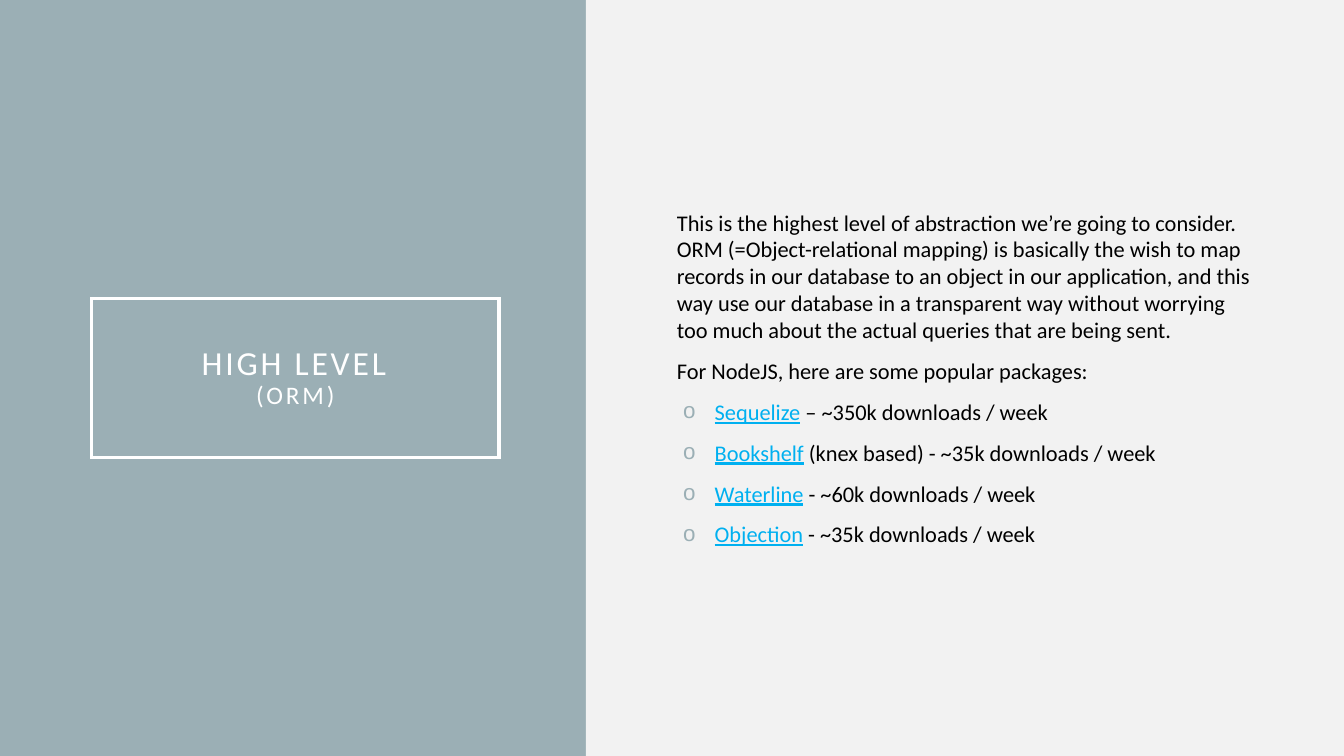
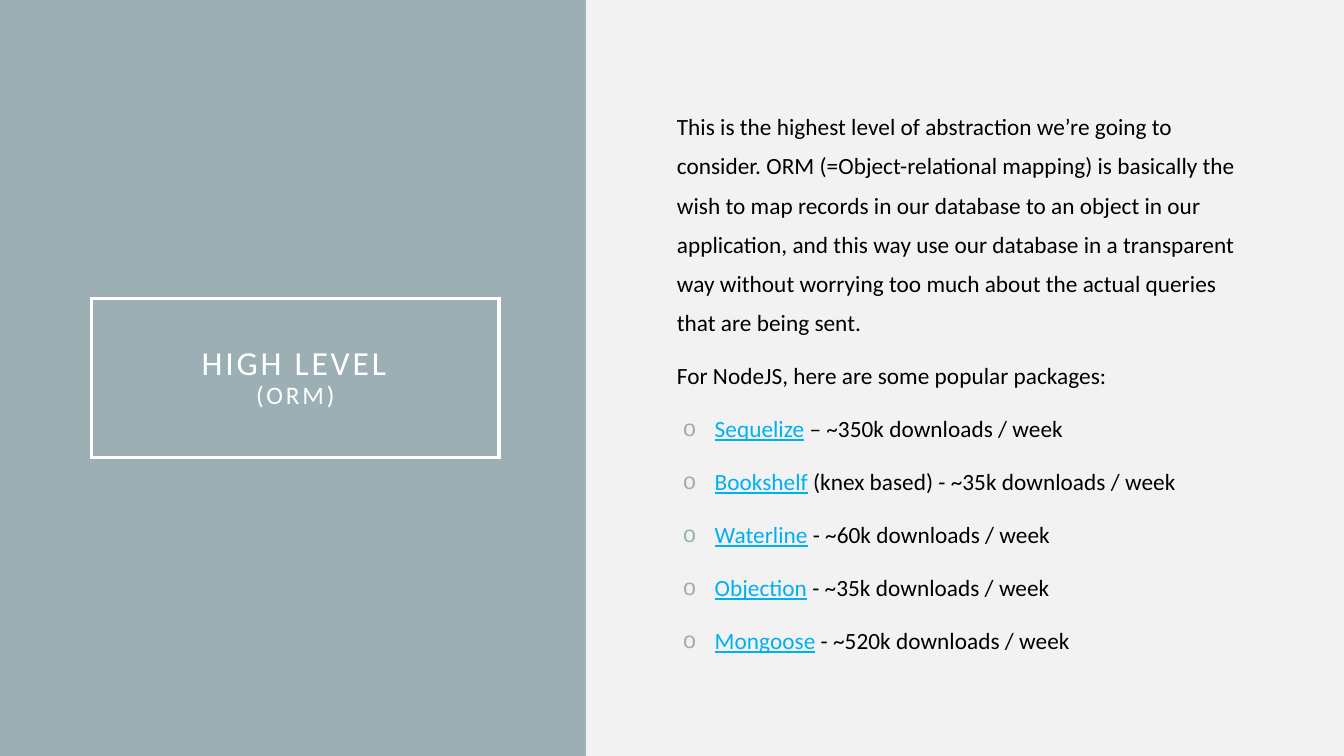
Before and after one commit to danielgolub/stop-using-orms, a slide deck: slide 8 of avoid-orms.pptx (slide 7 before the commit). Drawn at 1344x756 pixels with LibreOffice and Linux fonts; fonts in the diff are those of the drawing. Boxes give left, top, right and bottom in pixels: in the first picture for what was removed or moved away, otherwise in the second. Text is boxed around its words. In the diff, an @@ line names an element or a change of style, - is before the commit and + after.

```diff
--- a/avoid-orms.pptx
+++ b/avoid-orms.pptx
@@ text at (677, 119, 1235, 600): size 16 to 16.6 pt; line spacing 1 to 1.4 @@
@@ text at (715, 633, 1069, 653): paragraph added @@
+o Mongoose - ~520k downloads / week
```
Also in this commit, not shown: 5 other slides changed, 2 slides added, 3 other files.
